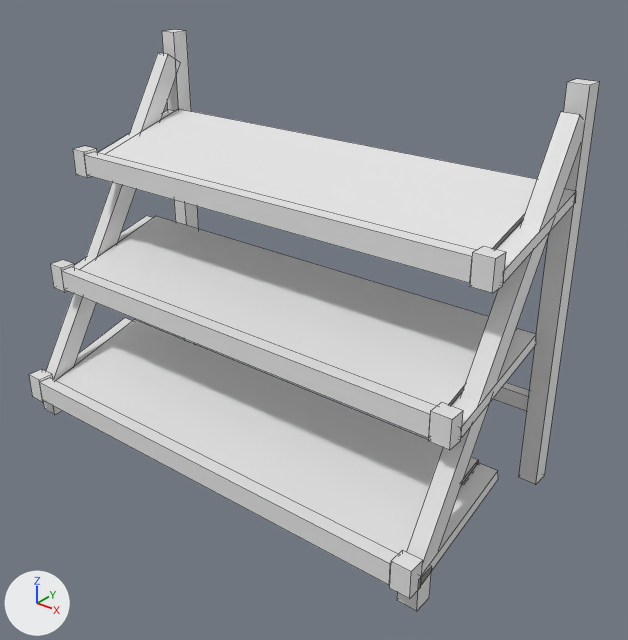
Renders of the FBX model Nevrian Glow/Assets/Art/Props/shelf_produce/Models/prop_shelf_produce.fbx from each side of a commit.
Rendered twice from a camera (50 mm lens) standing at (1.87, -2.1, 1.88) and looking at (0.16, 0.04, 0.56). Arrows for +X, +Y and +Z are at lower left; the lights stay in place. The first picture is the older version. Mesh edges are drawn as thin lines. Where no turn or scale is listed for an object, it has been applied to the vertices.

The older version as bpy lines, for what is in view:
```python
me_stand_frame = bpy.data.meshes.new('Stand_Frame')
me_stand_frame.from_pydata(...)  # 208 vertices, 127 faces; spans x -0.9..0.9, y -0.45..0.45, z 0.0..1.4
me_stand_frame.materials.append(mat_m_base_001)  # white #e7e7e7
ob_stand_frame = bpy.data.objects.new('Stand_Frame', me_stand_frame)
ob_stand_frame.location = (0.0, 0.0, 0.0)
```
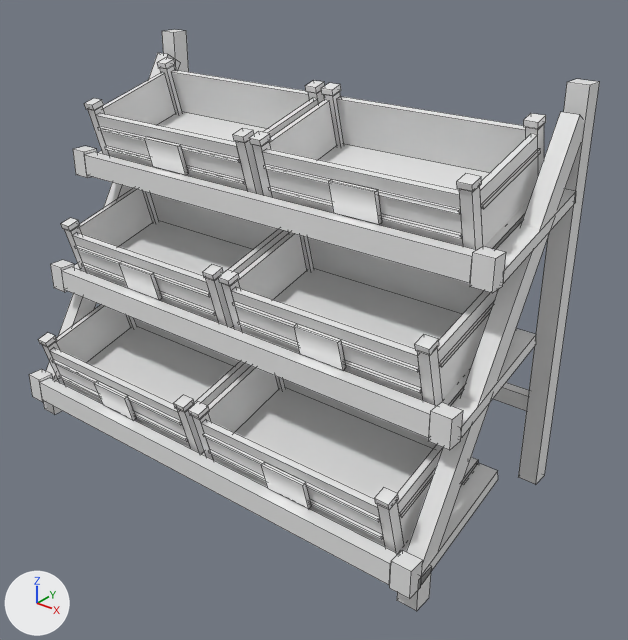
Pixel boxes [x1, y1, x2, y2] of what changed, in the pictures (628 x 640 px):
part 1 of me_stand_frame, added: after [38, 333, 57, 348]
part 2 of me_stand_frame, added: after [173, 395, 195, 413]
part 3 of me_stand_frame, added: after [188, 402, 209, 420]
part 4 of me_stand_frame, added: after [374, 487, 399, 510]
part 5 of me_stand_frame, added: after [61, 218, 80, 232]
part 6 of me_stand_frame, added: after [202, 265, 224, 281]
part 7 of me_stand_frame, added: after [218, 270, 240, 287]
part 8 of me_stand_frame, added: after [414, 335, 439, 356]
part 9 of me_stand_frame, added: after [84, 98, 104, 111]
part 10 of me_stand_frame, added: after [157, 58, 175, 70]
part 11 of me_stand_frame, added: after [233, 128, 254, 143]
part 12 of me_stand_frame, added: after [305, 80, 325, 94]
part 13 of me_stand_frame, added: after [249, 132, 271, 147]
part 14 of me_stand_frame, added: after [321, 83, 341, 96]
part 15 of me_stand_frame, added: after [457, 173, 482, 192]
part 16 of me_stand_frame, added: after [42, 66, 546, 553]

Edits to the bpy script that builds the scene:
```text
Change me_stand_frame:
    remove me_stand_frame.from_pydata(...)  # 208 vertices, 127 faces; spans x -0.9..0.9, y -0.45..0.45, z 0.0..1.4
    add me_stand_frame.from_pydata(...)  # 1000 vertices, 547 faces; spans x -0.9..0.9, y -0.45..0.45, z 0.0..1.4
    me_stand_frame part 1: the loose piece of 8 vertices spanning x -0.9..-0.83, y 0.38..0.45, z 0.0..1.4 is copied, and the copy is scaled about its middle by (0.686, 0.662, 0.0152), then moved by (0.08, -0.83, -0.34); it spans x -0.81..-0.76, y -0.44..-0.39, z 0.34..0.38
    me_stand_frame part 2: the loose piece of 8 vertices spanning x -0.9..-0.83, y 0.38..0.45, z 0.0..1.4 is copied, and the copy is scaled about its middle by (0.686, 0.662, 0.0152), then moved by (0.83, -0.83, -0.34); it spans x -0.06..-0.01, y -0.44..-0.39, z 0.34..0.38
    me_stand_frame part 3: the loose piece of 8 vertices spanning x 0.83..0.9, y 0.38..0.45, z 0.0..1.4 is copied, and the copy is scaled about its middle by (0.686, 0.662, 0.0152), then moved by (-0.83, -0.83, -0.34); it spans x 0.01..0.06, y -0.44..-0.39, z 0.34..0.38
    me_stand_frame part 4: the loose piece of 8 vertices spanning x 0.83..0.9, y 0.38..0.45, z 0.0..1.4 is copied, and the copy is scaled about its middle by (0.686, 0.662, 0.0152), then moved by (-0.08, -0.83, -0.34); it spans x 0.76..0.81, y -0.44..-0.39, z 0.34..0.38
    me_stand_frame part 5: the loose piece of 8 vertices spanning x -0.9..-0.83, y 0.38..0.45, z 0.0..1.4 is copied, and the copy is scaled about its middle by (0.686, 0.662, 0.0152), then moved by (0.08, -0.66, 0.08); it spans x -0.81..-0.76, y -0.27..-0.22, z 0.76..0.8
    me_stand_frame part 6: the loose piece of 8 vertices spanning x -0.9..-0.83, y 0.38..0.45, z 0.0..1.4 is copied, and the copy is scaled about its middle by (0.686, 0.662, 0.0152), then moved by (0.83, -0.66, 0.08); it spans x -0.06..-0.01, y -0.27..-0.22, z 0.76..0.8
    me_stand_frame part 7: the loose piece of 8 vertices spanning x -0.9..-0.83, y 0.38..0.45, z 0.0..1.4 is copied, and the copy is scaled about its middle by (0.686, 0.662, 0.0152), then moved by (0.9, -0.66, 0.08); it spans x 0.01..0.06, y -0.27..-0.22, z 0.76..0.8
    me_stand_frame part 8: the loose piece of 8 vertices spanning x 0.83..0.9, y 0.38..0.45, z 0.0..1.4 is copied, and the copy is scaled about its middle by (0.686, 0.662, 0.0152), then moved by (-0.08, -0.66, 0.08); it spans x 0.76..0.81, y -0.27..-0.22, z 0.76..0.8
    me_stand_frame part 9: the loose piece of 8 vertices spanning x -0.9..-0.83, y 0.38..0.45, z 0.0..1.4 is copied, and the copy is scaled about its middle by (0.686, 0.662, 0.0152), then moved by (0.08, -0.49, 0.5); it spans x -0.81..-0.76, y -0.11..-0.05, z 1.18..1.22
    me_stand_frame part 10: the loose piece of 8 vertices spanning x -0.9..-0.83, y 0.38..0.45, z 0.0..1.4 is copied, and the copy is scaled about its middle by (0.686, 0.662, 0.0152), then moved by (0.08, -0.13, 0.6); it spans x -0.81..-0.76, y 0.26..0.31, z 1.28..1.31
    me_stand_frame part 11: the loose piece of 8 vertices spanning x -0.9..-0.83, y 0.38..0.45, z 0.0..1.4 is copied, and the copy is scaled about its middle by (0.686, 0.662, 0.0152), then moved by (0.83, -0.49, 0.5); it spans x -0.06..-0.01, y -0.11..-0.05, z 1.18..1.22
    me_stand_frame part 12: the loose piece of 8 vertices spanning x -0.9..-0.83, y 0.38..0.45, z 0.0..1.4 is copied, and the copy is scaled about its middle by (0.686, 0.662, 0.0152), then moved by (0.83, -0.13, 0.6); it spans x -0.06..-0.01, y 0.26..0.31, z 1.28..1.31
    me_stand_frame part 13: the loose piece of 8 vertices spanning x -0.9..-0.83, y 0.38..0.45, z 0.0..1.4 is copied, and the copy is scaled about its middle by (0.686, 0.662, 0.0152), then moved by (0.9, -0.49, 0.5); it spans x 0.01..0.06, y -0.11..-0.05, z 1.18..1.22
    me_stand_frame part 14: the loose piece of 8 vertices spanning x -0.9..-0.83, y 0.38..0.45, z 0.0..1.4 is copied, and the copy is scaled about its middle by (0.686, 0.662, 0.0152), then moved by (0.9, -0.13, 0.6); it spans x 0.01..0.06, y 0.26..0.31, z 1.28..1.31
    me_stand_frame part 15: the loose piece of 8 vertices spanning x -0.9..-0.83, y 0.38..0.45, z 0.0..1.4 is copied, and the copy is scaled about its middle by (0.686, 0.662, 0.0152), then moved by (1.65, -0.49, 0.5); it spans x 0.76..0.81, y -0.11..-0.05, z 1.18..1.22
    me_stand_frame part 16: 608 vertices added at x -0.81..0.81, y -0.44..0.36, z 0.14..1.31
    other edits to the shape of me_stand_frame do not show in these pictures
```
